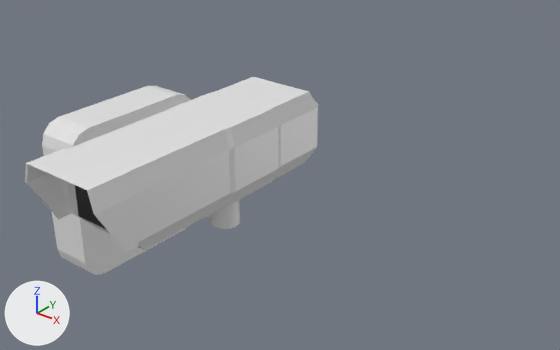
The Blender file Unity/WatcherUnity/Assets/Blender Objects/Files/SecurityCamera.blend: old version first, new version second.
Rendered twice from a 50 mm lens placed at (4.62, -3.74, 2.83), pointed at (1.51, 0.14, 0.43). The axes (+X, +Y, +Z) are drawn at lower left. The lights are the same throughout.

Objects in the first picture: 'CameraObject', 'Cube'.
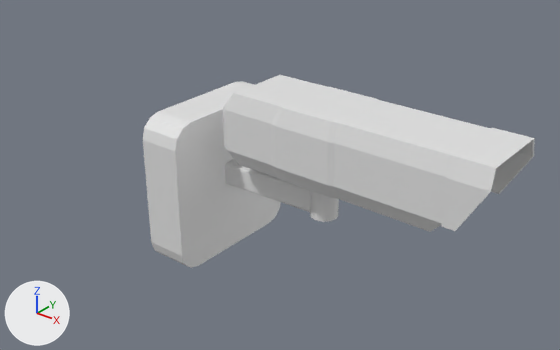
Where the newer file only moved an object's origin or applied its transform, the numbers keep the older frame.

Location of each change, (x1, y1, x2, y2) in pixels of the pictures (560 x 350 px):
'CameraObject', mesh turned
    before: (25, 77, 318, 252)
    after: (223, 75, 535, 232)
'Cube', moved
    before: (42, 86, 240, 275)
    after: (143, 82, 339, 268)

Patch to the scene script:
```diff
--- a/Unity/WatcherUnity/Assets/Blender Objects/Files/SecurityCamera.blend.py
+++ b/Unity/WatcherUnity/Assets/Blender Objects/Files/SecurityCamera.blend.py
@@ me_cube_002 @@
 me_cube_002.from_pydata(...)  # 134 vertices, 122 faces, 8 loose edges; spans x -0.77..1.41, y -0.32..0.32, z -0.01..0.58
 # used by ob_cameraobject; location = (1.107, 0.0, 0.298); rotation_euler = (0.0, 0.0, -1.571), in degrees (0, 0, -90)
+# me_cube_002 part 1: the whole mesh is turned 90 degrees about the z axis through its middle, then moved by (-0.88, 0.84, 0.0)
 me_cube_002.materials.append(mat_material_001)
@@ ob_cube @@
 ob_cube = bpy.data.objects.new('Cube', me_cube_001)
-ob_cube.location = (0.0, 0.0, 0.0)
+ob_cube.location = (0.515, 0.552, 0.0)
```
